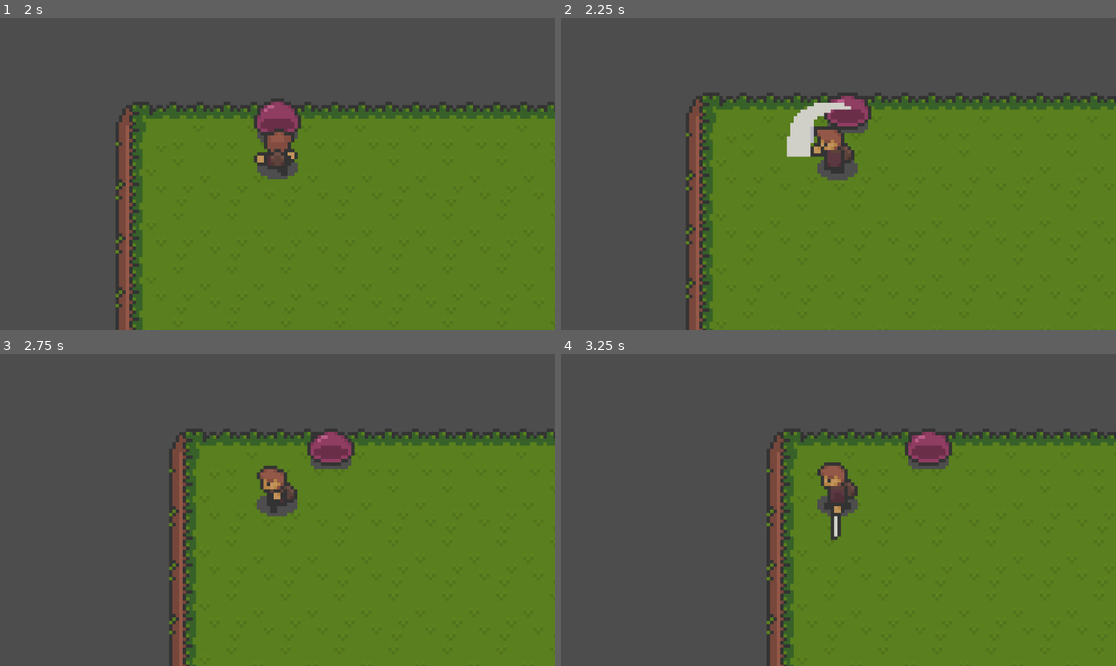
Above: before the commit, frames 1-4 (two rows, left to right).
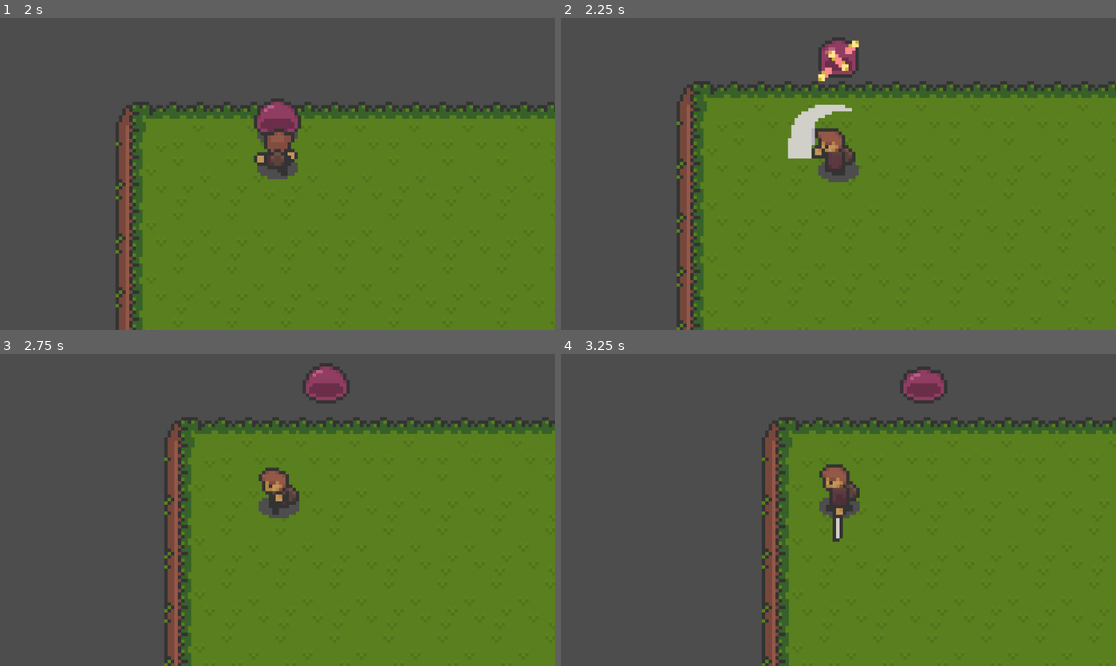
Above: after the commit, the same moments.

Repository: lilmax6969/small-seed_island-gd
Game: Godot game, scene res://scene/test.tscn
The game is run twice, just before and just after one commit, with the same random seed, the same clock (stepped at 60 frames per second) and the same inputs.
Inputs (mouse positions are in pixels of both pictures, inside the frame that each line leads up to):
- Up to frame 1 (2 s): move the mouse to (249, 236) at 0.52 s; hold W (up) from 0.53 s (still down); click (249, 236) at 0.6 s; move the mouse to (444, 220) at 1.27 s; click (444, 220) at 1.35 s
- Up to frame 2 (2.25 s): move the mouse to (672, 127) at 2.02 s; release W (up) at 2.03 s; hold A (left) from 2.03 s (still down); click (672, 127) at 2.1 s
- Up to frame 3 (2.75 s): keep holding A (left)
- Up to frame 4 (3.25 s): keep holding A (left); move the mouse to (866, 510) at 2.77 s; click (866, 510) at 2.85 s

Frame 1 is identical in both runs. In frame 2, 12% of the frame differs, in the area x 20-100%, y 6-100%; in frame 3, 10%; in frame 4, 9.7%.

Commit message:
Hit animation

Diff:
--- a/scene/player.tscn
+++ b/scene/player.tscn
@@ -102,17 +102,17 @@
 atlas = ExtResource("2_a8cy8")
 region = Rect2(272, 48, 16, 16)
 
-[sub_resource type="AtlasTexture" id="AtlasTexture_afjps"]
-atlas = ExtResource("2_a8cy8")
-region = Rect2(240, 32, 16, 16)
-
-[sub_resource type="AtlasTexture" id="AtlasTexture_71glv"]
-atlas = ExtResource("2_a8cy8")
-region = Rect2(256, 32, 16, 16)
-
-[sub_resource type="AtlasTexture" id="AtlasTexture_yvffy"]
-atlas = ExtResource("2_a8cy8")
-region = Rect2(272, 32, 16, 16)
+[sub_resource type="AtlasTexture" id="AtlasTexture_tfnbs"]
+atlas = ExtResource("2_a8cy8")
+region = Rect2(240, 64, 16, 16)
+
+[sub_resource type="AtlasTexture" id="AtlasTexture_46txw"]
+atlas = ExtResource("2_a8cy8")
+region = Rect2(256, 64, 16, 16)
+
+[sub_resource type="AtlasTexture" id="AtlasTexture_pp74w"]
+atlas = ExtResource("2_a8cy8")
+region = Rect2(272, 64, 16, 16)
 
 [sub_resource type="AtlasTexture" id="AtlasTexture_vmw6c"]
 atlas = ExtResource("2_a8cy8")
@@ -333,7 +333,7 @@
 "duration": 1.0,
 "texture": SubResource("AtlasTexture_nw6dx")
 }, {
-"duration": 1.0,
+"duration": 80.0,
 "texture": SubResource("AtlasTexture_rhhw3")
 }, {
 "duration": 1.0,
@@ -347,7 +347,7 @@
 "duration": 1.0,
 "texture": SubResource("AtlasTexture_ffq5j")
 }, {
-"duration": 1.0,
+"duration": 80.0,
 "texture": SubResource("AtlasTexture_xllfx")
 }, {
 "duration": 1.0,
@@ -359,13 +359,13 @@
 }, {
 "frames": [{
 "duration": 1.0,
-"texture": SubResource("AtlasTexture_afjps")
-}, {
-"duration": 1.0,
-"texture": SubResource("AtlasTexture_71glv")
-}, {
-"duration": 1.0,
-"texture": SubResource("AtlasTexture_yvffy")
+"texture": SubResource("AtlasTexture_tfnbs")
+}, {
+"duration": 80.0,
+"texture": SubResource("AtlasTexture_46txw")
+}, {
+"duration": 1.0,
+"texture": SubResource("AtlasTexture_pp74w")
 }],
 "loop": false,
 "name": &"hit_up",
@@ -530,7 +530,7 @@
 [node name="Animator" type="AnimatedSprite2D" parent="."]
 position = Vector2(-0.47028, -6)
 sprite_frames = SubResource("SpriteFrames_s3g4x")
-animation = &"hit_side"
+animation = &"hit_down"
 autoplay = "idle_down"
 
 [node name="Hitbox" type="Area2D" parent="."]
--- a/scripts/player.gd
+++ b/scripts/player.gd
@@ -7,7 +7,7 @@
 @export var ACCELERATION: float = 750.0
 @export var DECELERATION: float = 1000.0
 @export var MAX_SPEED: float = 75.0
-@export var KNOCKBACK_COOLDOWN: float = 0.3
+@export var KNOCKBACK_COOLDOWN: float = 0.4
 
 var attack: bool = false
 var knockbacked: bool = false
@@ -48,7 +48,8 @@
 	if (
 		input_direction != Vector2.ZERO and
 		not attack and
-		not knockbacked
+		not knockbacked and
+		knockbacked_timer <= 0
 	):
 		velocity += input_direction * accDelta
 		if velocity.length() > MAX_SPEED:
@@ -63,7 +64,8 @@
 func animate() -> void:
 	flip_logic()
 
-	if attack: return
+	if attack or knockbacked:
+		return
 
 	# Idle & walking animations
 	elif not input_direction:
@@ -134,6 +136,15 @@
 	# Force a visual update
 	animate()
 
+func hit_animations() -> void:
+	print(anim_direction, ' ', input_direction)
+
+	if anim_direction.y > 0:
+		ANIMATOR.play("hit_down")
+	elif anim_direction.y < 0:
+		ANIMATOR.play("hit_up")
+	else: ANIMATOR.play("hit_side")
+
 # ALERT: Ultra DANGER zone (knockback)
 
 func update_knockback_timer(delta: float):
@@ -149,13 +160,8 @@
 
 	velocity = att_direction * enemy.attack_knockback
 
-	if anim_direction.y > 0:
-		ANIMATOR.play("hit_down")
-	elif anim_direction.y < 0:
-		ANIMATOR.play("hit_up")
-	else: ANIMATOR.play("hit_side")
-
-	await ANIMATOR.animation_finished
-
 	knockbacked = true
 	knockbacked_timer = KNOCKBACK_COOLDOWN
+
+	hit_animations()
+	await ANIMATOR.animation_finished
Not shown, changed: TODO.md
